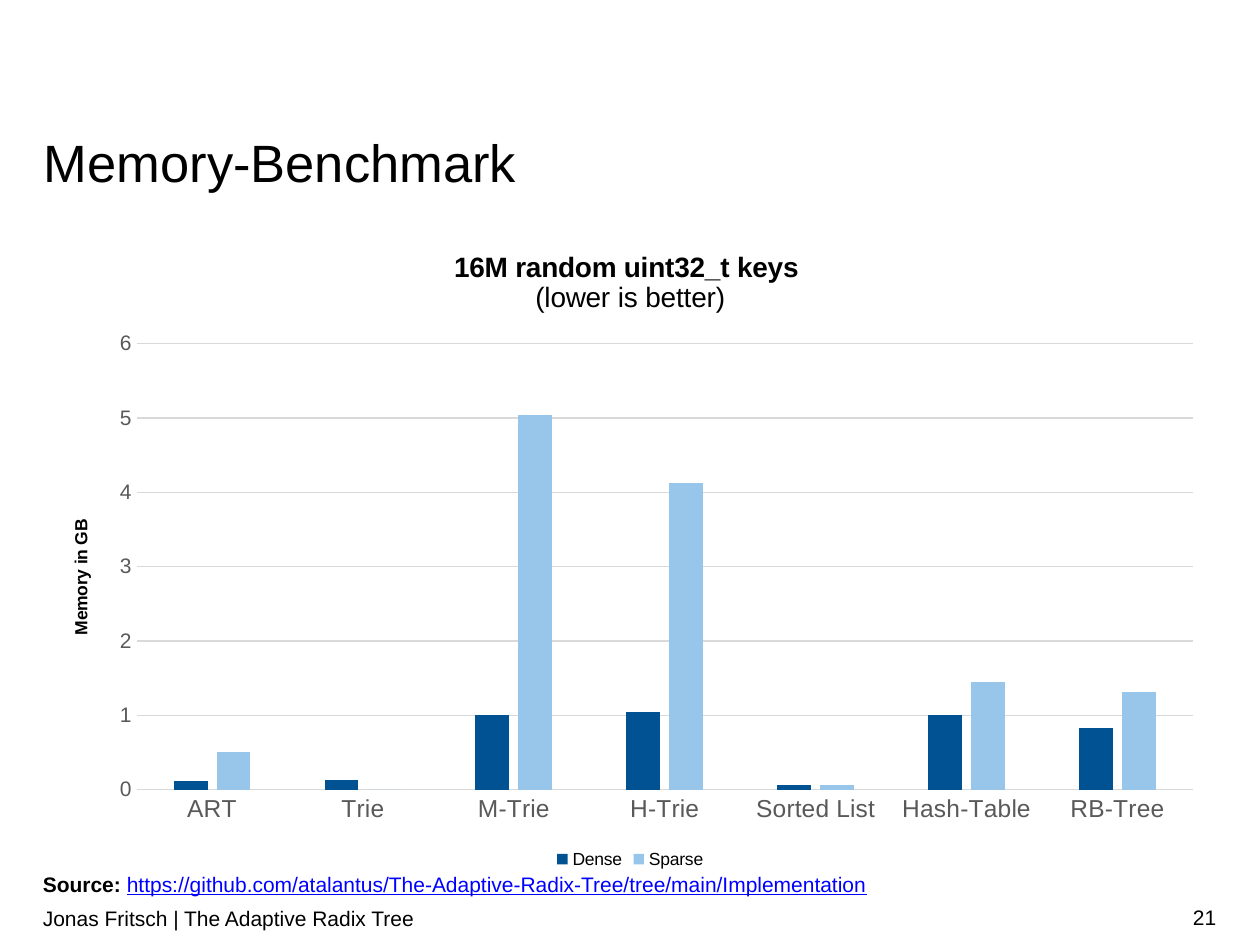
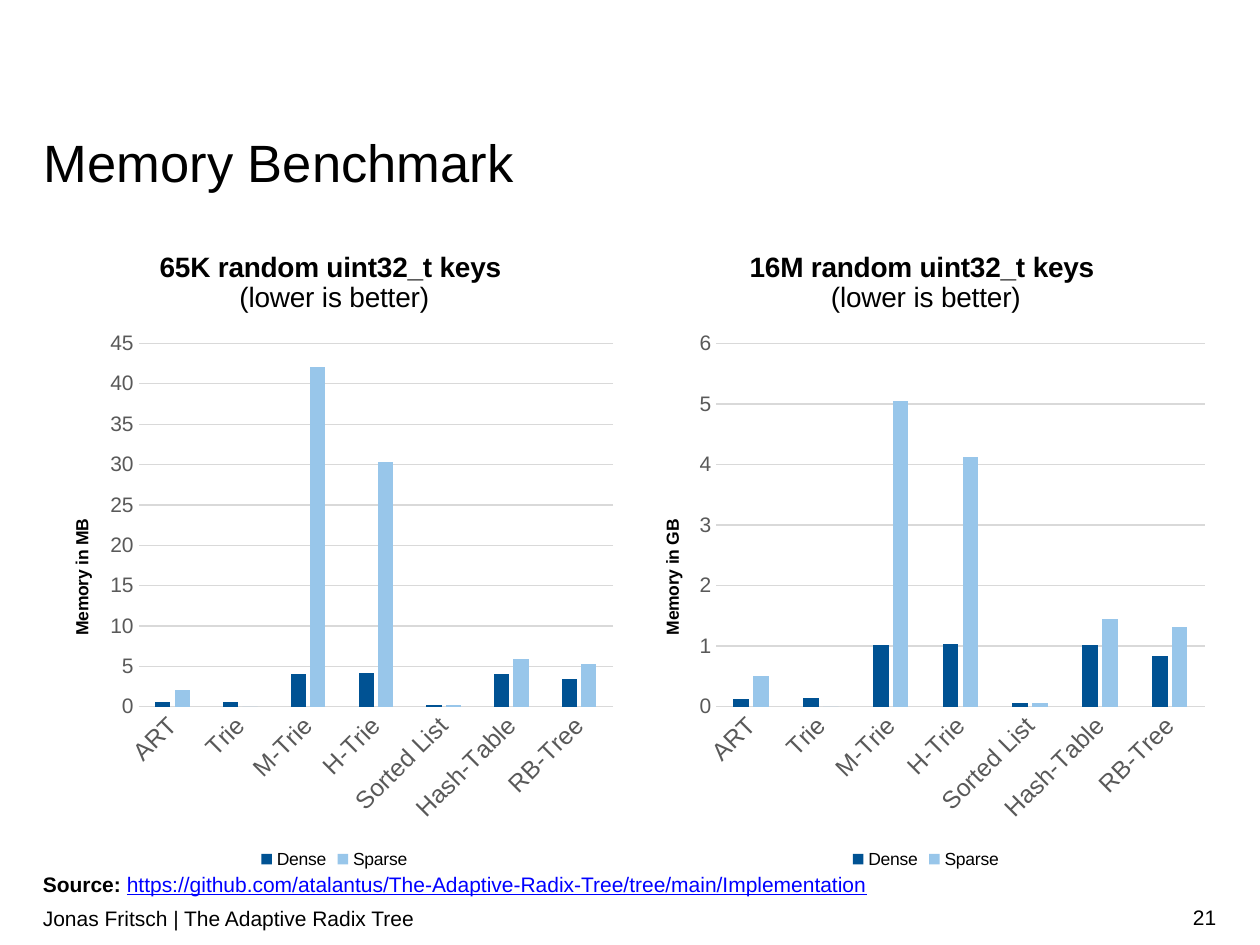
Before and after one commit to atalantus/The-Adaptive-Radix-Tree, a slide deck: slide 21 of Presentation/The Adaptive Radix Tree.pptx. Drawn at 1260x945 pixels with LibreOffice and Linux fonts; fonts in the diff are those of the drawing; background and template pictures are left out. Boxes give left, top, right and bottom in pixels: in the first picture for what was removed or moved away, otherwise in the second. Text is boxed around its words. In the diff, an @@ line names an element or a change of style, - is before the commit and + after.

```diff
--- a/Presentation/The Adaptive Radix Tree.pptx
+++ b/Presentation/The Adaptive Radix Tree.pptx
@@ title at (44, 144, 513, 193): text changed @@
-Memory-Benchmark
+Memory Benchmark
@@ column chart added at (44, 227, 625, 874) @@
+title "65K random uint32_t keys (lower is better) "
+categories: ART, Trie, M-Trie, H-Trie, Sorted List, Hash-Table, RB-Tree
+Dense: 1, 1, 4, 4, 0, 4, 3
+Sparse: 2, 0, 42, 30, 0, 6, 5
@@ column chart at (635, 227, 1216, 874) @@
@@ title "16M random uint32_t keys (lower is better)" to "16M random uint32_t keys (lower is better) " @@
@@ value axis title "Memory in GB" to "Memory in GB " @@
@@ legend changed @@
@@ column chart: place and size @@
-column chart at (44, 227, 1217, 874)
+column chart at (635, 227, 1216, 874)
```
Also in this commit, not shown: 4 other slides changed.
